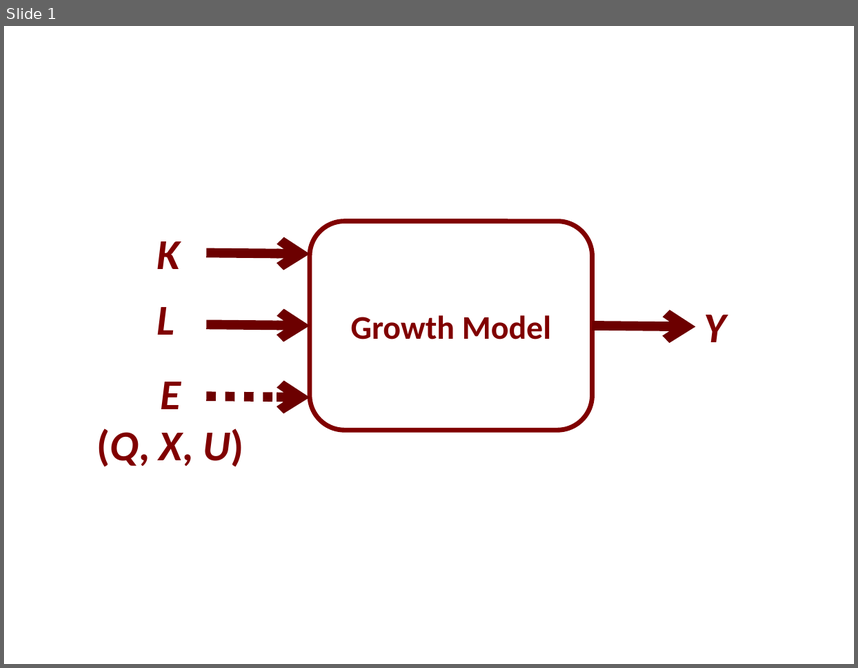
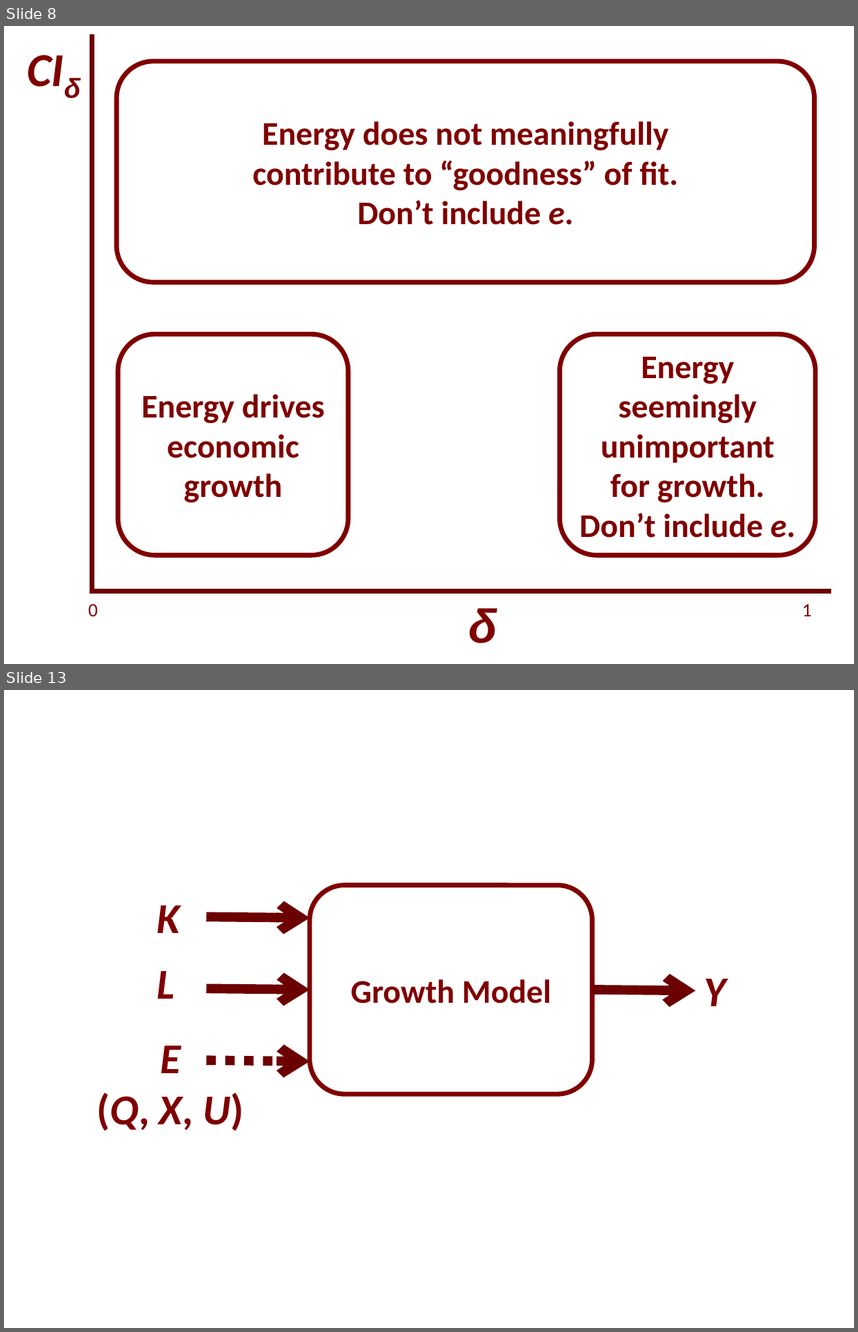
Before and after one commit to EconModels/MacroGrowth, a slide deck: figure_other/Seminar Figures.pptx. Shown one above the other, each under a label of ours: slide 1 before the commit, slides 8 and 13 after it; the slides between them are not shown. The pictures are 858x668 and 858x1332 pixels, drawn with LibreOffice and Linux fonts; fonts in the diff are those of the drawing. Boxes give left, top, right and bottom in pixels: in the first picture for what was removed or moved away, otherwise in the second. Text is boxed around its words. In the diff, an @@ line names an element or a change of style, - is before the commit and + after.

```diff
--- a/figure_other/Seminar Figures.pptx
+++ b/figure_other/Seminar Figures.pptx
@@ slide 8 added at bbox=[4, 26, 854, 664], background #FFFFFF @@
@@ text added at bbox=[18, 34, 99, 100], 40 pt, text #800000, bold, italic @@
+CIδ
@@ line added from (92, 593) to (92, 34), #6C0000 4 pt @@
@@ rounded rectangle added at bbox=[116, 61, 814, 282], outline #800000 4 pt, 28 pt, text #800000, bold @@
+Energy does not meaningfully
+contribute to “goodness” of fit.
+Don’t include e.
@@ rounded rectangle added at bbox=[118, 334, 348, 555], outline #800000 4 pt, 28 pt, text #800000, bold @@
+Energy drives economic growth
@@ rounded rectangle added at bbox=[560, 334, 816, 555], outline #800000 4 pt, 28 pt, text #800000, bold @@
+Energy seemingly unimportant for growth. Don’t include e.
@@ text added at bbox=[88, 604, 98, 616], 16 pt, text #800000 @@
+0
@@ line added from (92, 591) to (831, 591), #6C0000 4 pt @@
@@ text added at bbox=[802, 604, 812, 616], 16 pt, text #800000 @@
+1
@@ text added at bbox=[469, 608, 498, 643], 40 pt, text #800000, bold, italic @@
+δ
@@ what was slide 1 is now slide 13 @@
```
Also in this commit, not shown: 11 other slides added, 14 other files.
